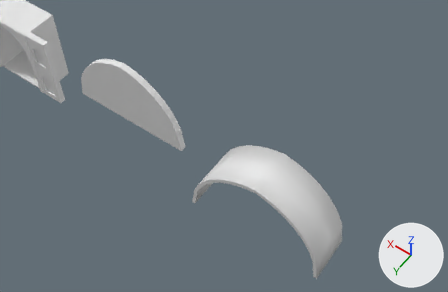
A saved change to the Blender file art_src/kit/kit_walls.blend.
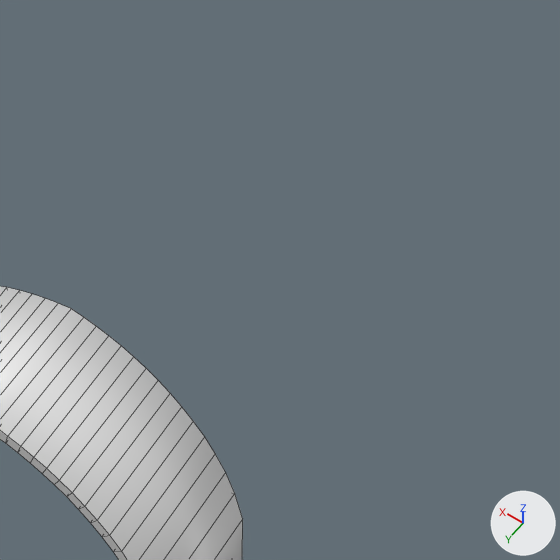
Each version is shown from a 50 mm lens placed at (-6.6, 1.5, 47.8), pointed at (13.6, -26.8, 3.3), then close up on the part from 58% to 100% of the width and 17% to 82% of the height. The axes (+X, +Y, +Z) are drawn at lower right. The lights are the same throughout. The last two pictures show the newer version. The close-ups show mesh edges as thin lines. Objects named as collision shapes, trigger or cutter boxes, shadow casters or lower levels of detail are left out.

Objects in the first close-up: 'vault_hall_12m__body-col'.
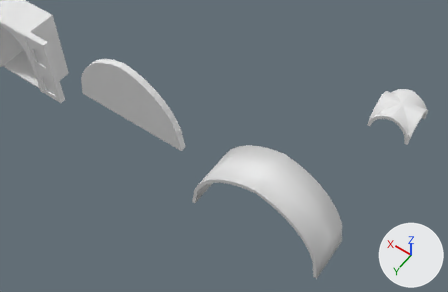
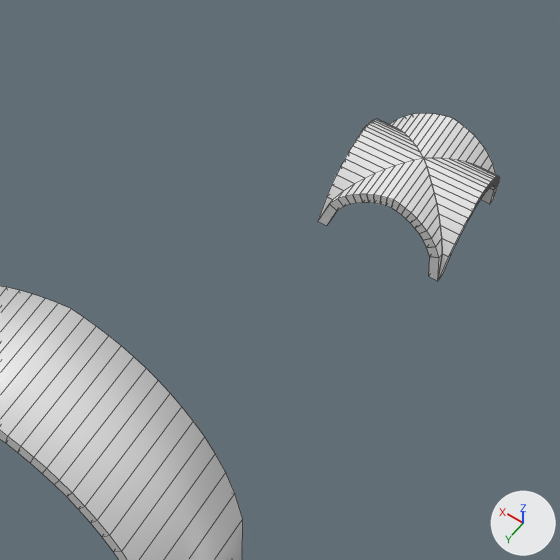
Location of each change, [x1, y1, x2, y2] in pixels of the close-ups (560 x 560 px):
```json
{"object": "vault_cross_4m__body-col", "change": "added", "after": [318, 113, 500, 281]}
```

Scene script edits in JSON lines:
```json
{"op": "add", "block": "me_vault_cross_4m__body_col", "code": ["me_vault_cross_4m__body_col = bpy.data.meshes.new('vault_cross_4m__body-col')", "me_vault_cross_4m__body_col.from_pydata(...)  # 952 vertices, 240 faces; spans x 0.0..4.0, y 0.0..4.0, z 4.0..6.37", "me_vault_cross_4m__body_col.materials.append(mat_vault_plaster)  # white #e7e7e7"]}
{"op": "add", "block": "ob_vault_cross_4m__body_col", "code": ["ob_vault_cross_4m__body_col = bpy.data.objects.new('vault_cross_4m__body-col', me_vault_cross_4m__body_col)", "ob_vault_cross_4m__body_col.parent = ob_m_vault_cross_4m", "ob_vault_cross_4m__body_col.location = (0.0, 0.0, 0.0)"]}
{"op": "add", "block": "ob_m_vault_cross_4m", "code": ["ob_m_vault_cross_4m = bpy.data.objects.new('M_vault_cross_4m', None)", "ob_m_vault_cross_4m.location = (0.0, -40.0, 0.0)"]}
```
